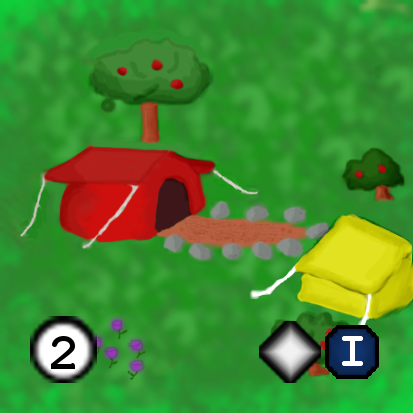
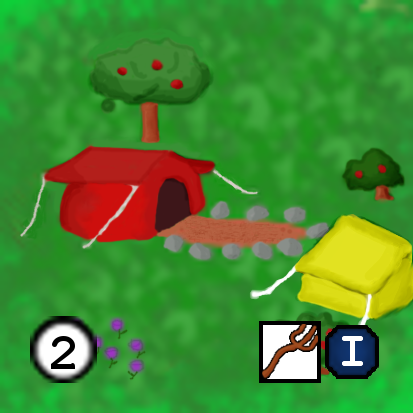
Two versions of the same layered image (413x413). Layer-by-layer changes:
added layer "Icono T1 Leva.png" above "Icono Guardian.png" over [259, 321, 321, 383]
